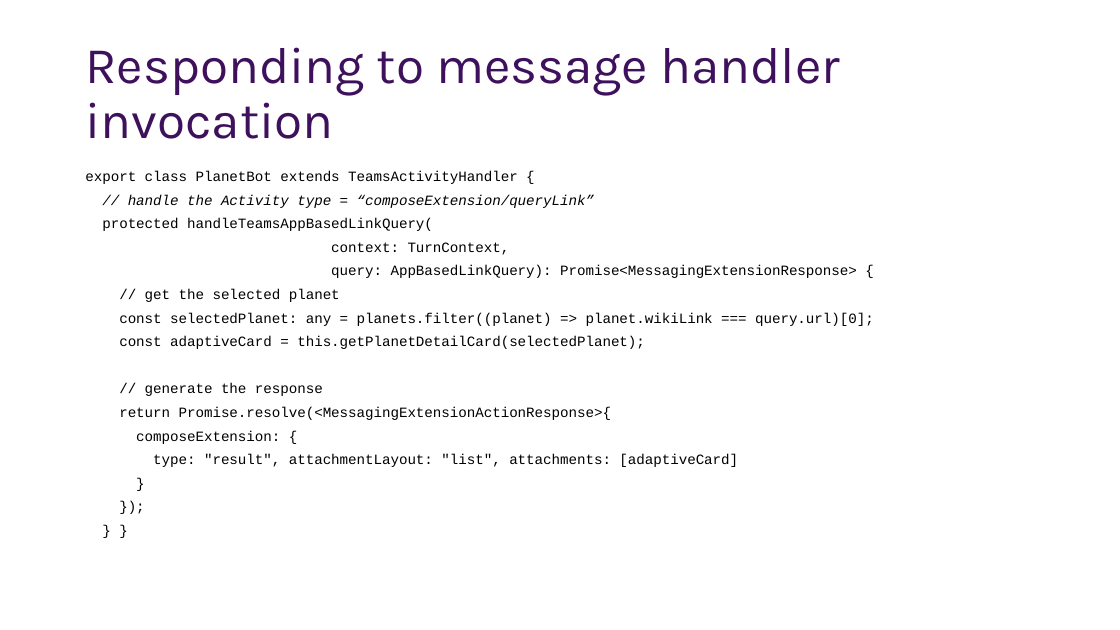
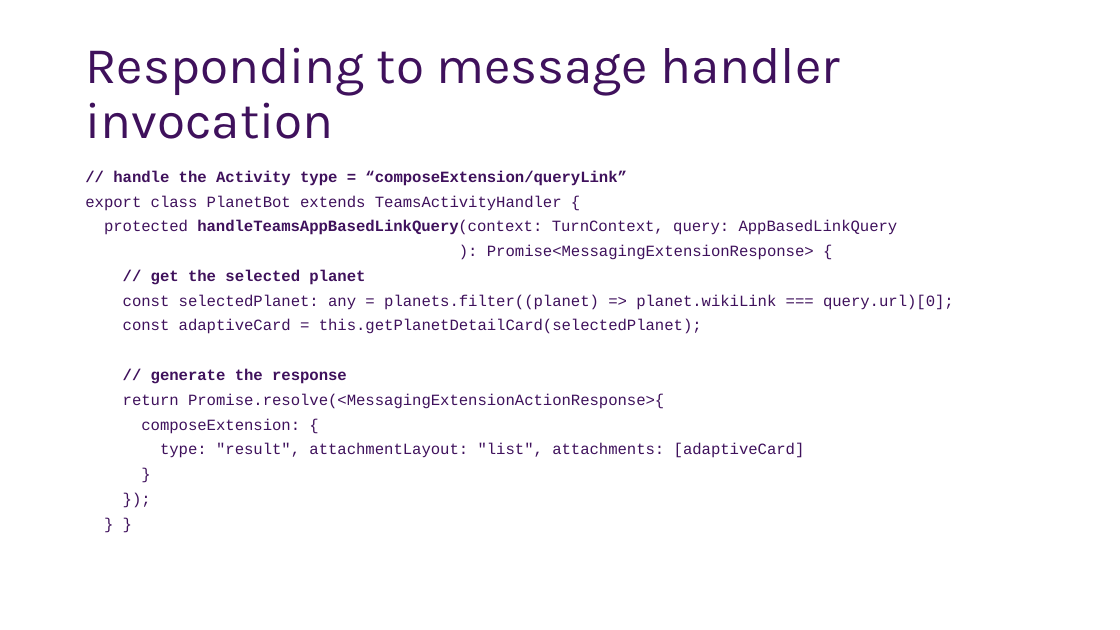
Before and after one commit to OfficeDev/TrainingContent, a slide deck: slide 22 of Teams/20 Messaging Extensions/slides.pptx. Drawn at 1120x630 pixels with LibreOffice and Linux fonts; fonts in the diff are those of the drawing; background and template pictures are left out. Boxes give left, top, right and bottom in pixels: in the first picture for what was removed or moved away, otherwise in the second. Text is boxed around its words. In the diff, an @@ line names an element or a change of style, - is before the commit and + after.

```diff
--- a/Teams/20 Messaging Extensions/slides.pptx
+++ b/Teams/20 Messaging Extensions/slides.pptx
@@ text at box(113, 170, 627, 186): paragraph added @@
+// handle the Activity type = “composeExtension/queryLink”
@@ text at box(85, 195, 954, 458): size 12.2 to 13.3 pt, text colour #000000 to #3F115C in "export class PlanetBot extends TeamsActivityHandler {", "// get the selected planet", "const selectedPlanet: any = planets.filter((planet) => plane ...", "const adaptiveCard = this.getPlanetDetailCard(selectedPlanet ..." and 7 more places; bold on in "// get the selected planet", "// generate the response" @@
@@ text at box(104, 220, 898, 260): text changed; size 12.2 to 13.3 pt; text colour #000000 to #3F115C @@
-// handle the Activity type = “composeExtension/queryLink”
-protected handleTeamsAppBasedLinkQuery(
-context: TurnContext,
-query: AppBasedLinkQuery): Promise<MessagingExtensionResponse> {
+protected handleTeamsAppBasedLinkQuery(context: TurnContext, query: AppBasedLinkQuery
+): Promise<MessagingExtensionResponse> {
```
Also in this commit, not shown: 7 other slides changed, 31 other files.
